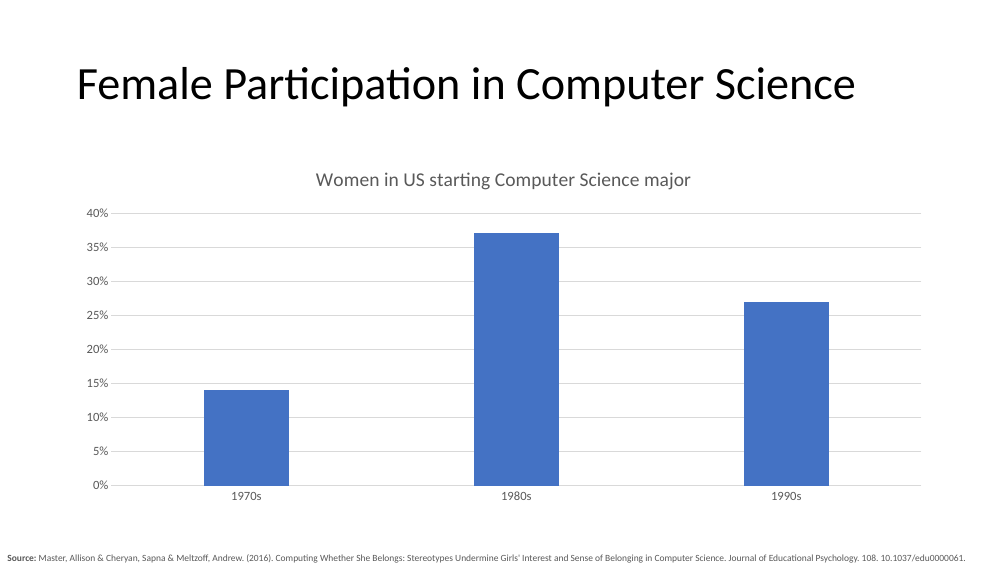
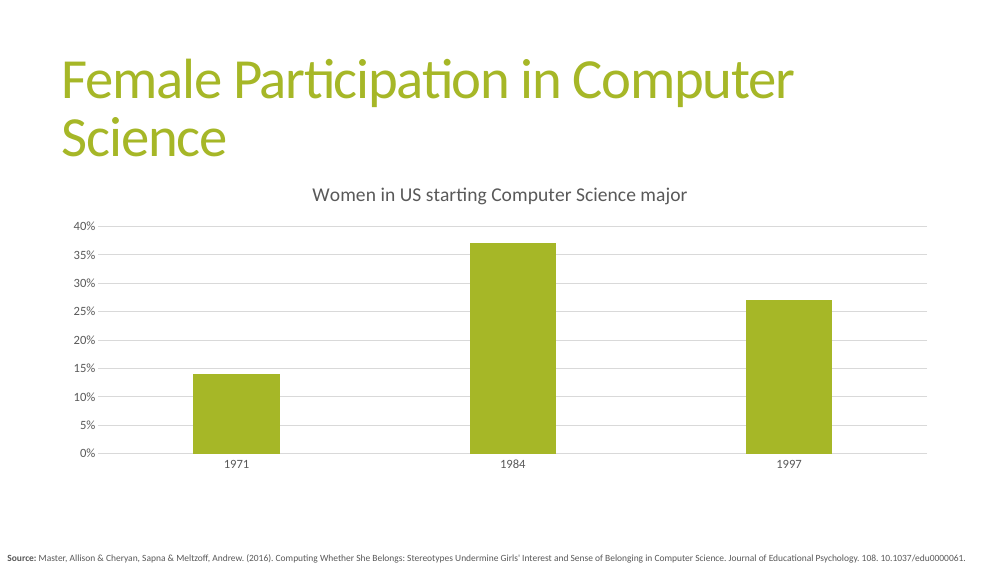
Before and after one commit to EvaJobst/FOT-Paper, a slide deck: slide 14 of Paper - Presentation.pptx. Drawn at 1008x567 pixels with LibreOffice and Linux fonts; fonts in the diff are those of the drawing. Boxes give left, top, right and bottom in pixels: in the first picture for what was removed or moved away, otherwise in the second. Text is boxed around its words. In the diff, an @@ line names an element or a change of style, - is before the commit and + after.

Commit message:
Fixed little things in the presentation

```diff
--- a/Paper - Presentation.pptx
+++ b/Paper - Presentation.pptx
@@ title "Female Participation in Computer Science": place and size @@
-title "Female Participation in Computer Science" at [77, 67, 856, 107]
+title "Female Participation in Computer Science" at [62, 58, 795, 157]
@@ title "Female Participation in Computer Science" at [62, 58, 795, 157]: size 44 to 54 pt, text colour #000000 to #A6B727, letter spacing 0 to -1.2 pt; line spacing 0.9 to 0.85 @@
@@ column chart at [56, 166, 945, 478] @@
-categories: 1970s, 1980s, 1990s
+categories: 1971, 1984, 1997
@@ colour of Women in US starting Computer Science major #4472C4 to #A6B727 @@
@@ column chart: place and size @@
-column chart at [70, 151, 939, 511]
+column chart at [56, 166, 945, 478]
```
Also in this commit, not shown: 17 other slides changed, 1 slide added, 1 slide removed.
